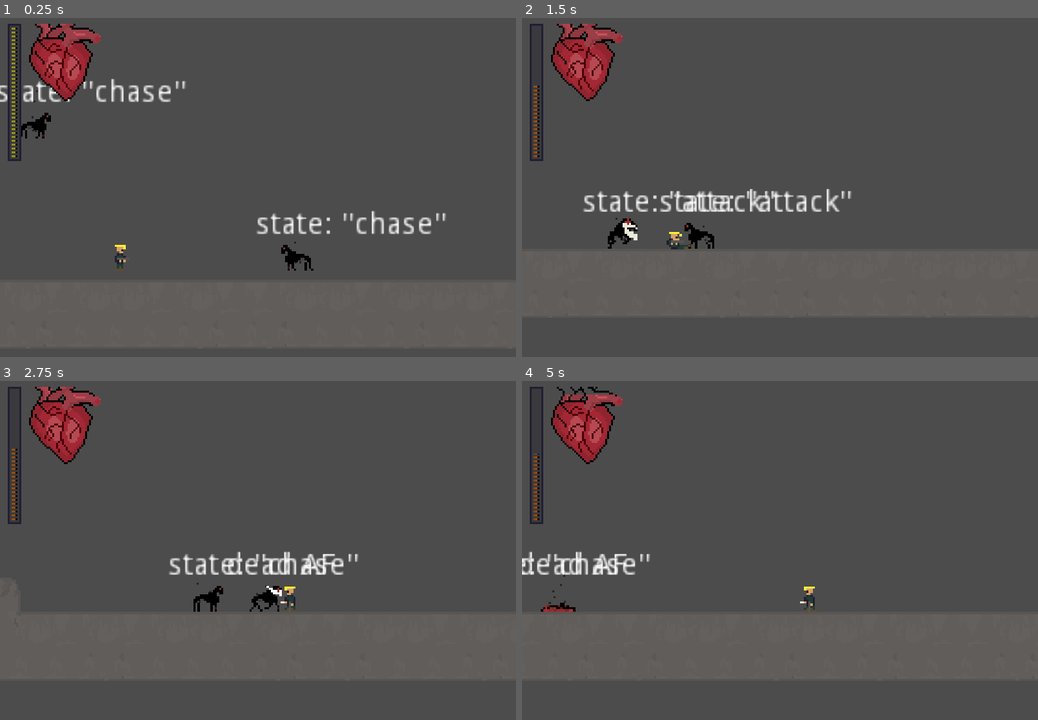
Above: before the commit, frames 1-4 (two rows, left to right).
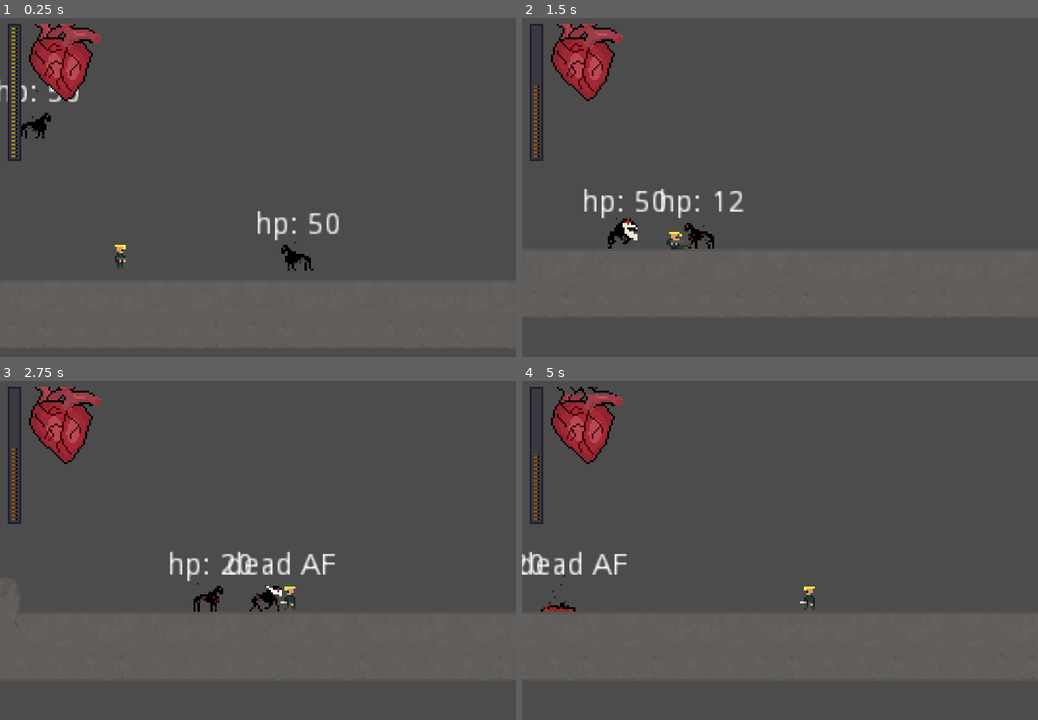
Above: after the commit, the same moments.

Repository: raczynskid/PixelSoldier
Game: Godot game, scene res://Levels/Arena.tscn
The game is run twice, just before and just after one commit, with the same random seed, the same clock (stepped at 60 frames per second) and the same inputs.
Inputs:
- Up to frame 1 (0.25 s): no input
- Up to frame 2 (1.5 s): hold Space (fire) 0.53-1.28 s; hold Right (ui_right) from 0.53 s (still down); tap Up (ui_up) at 0.77 s; tap Shift (slide) at 1.35 s
- Up to frame 3 (2.75 s): tap Up (ui_up) at 1.52 s; release Right (ui_right) at 2.03 s; hold Left (ui_left) from 2.03 s (still down); tap Ctrl (stab) at 2.1 s
- Up to frame 4 (5 s): release Left (ui_left) at 2.78 s; hold Right (ui_right) 2.78-4.28 s; tap Space (fire) at 2.85 s; tap Up (ui_up) at 3.02, 3.77, 4.52 s; hold Shift (slide) 3.53-4.28 s; hold Left (ui_left) from 4.28 s (still down); tap Ctrl (stab) at 4.35 s

The runs differ from the first frame. In frame 1, 1.8% of the frame differs, in the area x 0-87%, y 17-66%; in frame 2, 1.9%, in the area x 11-64%, y 50-66%; in frame 3, 0.9%; in frame 4, 0.5%.

Commit message:
damage overlay on animation

Diff:
--- a/Characters/ShadowHound.gd
+++ b/Characters/ShadowHound.gd
@@ -22,6 +22,7 @@
 
 # load animation nodes
 onready var animationPlayer = get_node("FullHPAnimationPlayer")
+onready var ldmg_animationPlayer = get_node("LightDmgAnimationPlayer")
 onready var animationTree = get_node("AnimationTree")
 onready var animationState = animationTree.get("parameters/playback")
 
@@ -39,6 +40,10 @@
 
 		# rotate melee attack raycast
 		rotate_raycast(last_vector)
+
+		# switch animation player to show
+		# damage overlay
+		switch_animation_dmg_overlay()
 
 		# apply gravity to kinematic body
 		# only when not dead - workaround because same
@@ -92,10 +97,14 @@
 
 	# debug nodes
 	if not dead:
-		get_node("HPLabel").text = "state: " + var2str(current_state)
-		get_node("Label").text = var2str(velocity)
+		get_node("HPLabel").text = "hp: " + var2str(hp)
 	else:
 		get_node("HPLabel").text = "dead AF"
+
+func switch_animation_dmg_overlay():
+	if (animationTree.anim_player != "../LightDmgAnimationPlayer") and (hp < (Globals.SHADOWHOUND_MAX_HP * 0.5)):
+		animationTree.anim_player = "../LightDmgAnimationPlayer"
+
 
 func die():
 	# set dead state
--- a/Characters/ShadowHound.tscn
+++ b/Characters/ShadowHound.tscn
@@ -216,98 +216,285 @@
 "values": [ 6, 7 ]
 }
 
-[sub_resource type="AnimationNodeAnimation" id=16]
+[sub_resource type="Animation" id=51]
+resource_name = "BiteLeft"
+length = 0.6
+loop = true
+tracks/0/type = "value"
+tracks/0/path = NodePath("Sprite:frame")
+tracks/0/interp = 1
+tracks/0/loop_wrap = true
+tracks/0/imported = false
+tracks/0/enabled = true
+tracks/0/keys = {
+"times": PoolRealArray( 0, 0.1, 0.2, 0.3, 0.4 ),
+"transitions": PoolRealArray( 1, 1, 1, 1, 1 ),
+"update": 1,
+"values": [ 50, 51, 52, 53, 54 ]
+}
+tracks/1/type = "method"
+tracks/1/path = NodePath(".")
+tracks/1/interp = 1
+tracks/1/loop_wrap = true
+tracks/1/imported = false
+tracks/1/enabled = true
+tracks/1/keys = {
+"times": PoolRealArray( 0.5 ),
+"transitions": PoolRealArray( 1 ),
+"values": [ {
+"args": [  ],
+"method": "attack_end"
+} ]
+}
+
+[sub_resource type="Animation" id=52]
+resource_name = "BiteRight"
+length = 0.6
+loop = true
+tracks/0/type = "value"
+tracks/0/path = NodePath("Sprite:frame")
+tracks/0/interp = 1
+tracks/0/loop_wrap = true
+tracks/0/imported = false
+tracks/0/enabled = true
+tracks/0/keys = {
+"times": PoolRealArray( 0, 0.1, 0.2, 0.3, 0.4 ),
+"transitions": PoolRealArray( 1, 1, 1, 1, 1 ),
+"update": 1,
+"values": [ 55, 56, 57, 58, 59 ]
+}
+tracks/1/type = "method"
+tracks/1/path = NodePath(".")
+tracks/1/interp = 1
+tracks/1/loop_wrap = true
+tracks/1/imported = false
+tracks/1/enabled = true
+tracks/1/keys = {
+"times": PoolRealArray( 0.5 ),
+"transitions": PoolRealArray( 1 ),
+"values": [ {
+"args": [  ],
+"method": "attack_end"
+} ]
+}
+
+[sub_resource type="Animation" id=53]
+resource_name = "DieLeft"
+length = 0.7
+tracks/0/type = "value"
+tracks/0/path = NodePath("Sprite:frame")
+tracks/0/interp = 1
+tracks/0/loop_wrap = true
+tracks/0/imported = false
+tracks/0/enabled = true
+tracks/0/keys = {
+"times": PoolRealArray( 0, 0.1, 0.2, 0.3, 0.4, 0.5 ),
+"transitions": PoolRealArray( 1, 1, 1, 1, 1, 1 ),
+"update": 1,
+"values": [ 96, 97, 98, 99, 100, 101 ]
+}
+
+[sub_resource type="Animation" id=54]
+resource_name = "DieRight"
+length = 0.7
+tracks/0/type = "value"
+tracks/0/path = NodePath("Sprite:frame")
+tracks/0/interp = 1
+tracks/0/loop_wrap = true
+tracks/0/imported = false
+tracks/0/enabled = true
+tracks/0/keys = {
+"times": PoolRealArray( 0, 0.1, 0.2, 0.3, 0.4, 0.5 ),
+"transitions": PoolRealArray( 1, 1, 1, 1, 1, 1 ),
+"update": 1,
+"values": [ 102, 103, 104, 105, 106, 107 ]
+}
+
+[sub_resource type="Animation" id=55]
+length = 0.2
+tracks/0/type = "value"
+tracks/0/path = NodePath("Sprite:frame")
+tracks/0/interp = 1
+tracks/0/loop_wrap = true
+tracks/0/imported = false
+tracks/0/enabled = true
+tracks/0/keys = {
+"times": PoolRealArray( 0 ),
+"transitions": PoolRealArray( 1 ),
+"update": 1,
+"values": [ 48 ]
+}
+
+[sub_resource type="Animation" id=56]
+length = 0.2
+tracks/0/type = "value"
+tracks/0/path = NodePath("Sprite:frame")
+tracks/0/interp = 1
+tracks/0/loop_wrap = true
+tracks/0/imported = false
+tracks/0/enabled = true
+tracks/0/keys = {
+"times": PoolRealArray( 0 ),
+"transitions": PoolRealArray( 1 ),
+"update": 1,
+"values": [ 49 ]
+}
+
+[sub_resource type="Animation" id=57]
+length = 0.5
+loop = true
+tracks/0/type = "value"
+tracks/0/path = NodePath("Sprite:frame")
+tracks/0/interp = 1
+tracks/0/loop_wrap = true
+tracks/0/imported = false
+tracks/0/enabled = true
+tracks/0/keys = {
+"times": PoolRealArray( 0, 0.1, 0.2, 0.3 ),
+"transitions": PoolRealArray( 1, 1, 1, 1 ),
+"update": 1,
+"values": [ 38, 39, 40, 41 ]
+}
+
+[sub_resource type="Animation" id=58]
+length = 0.5
+loop = true
+tracks/0/type = "value"
+tracks/0/path = NodePath("Sprite:frame")
+tracks/0/interp = 1
+tracks/0/loop_wrap = true
+tracks/0/imported = false
+tracks/0/enabled = true
+tracks/0/keys = {
+"times": PoolRealArray( 0, 0.1, 0.2, 0.3 ),
+"transitions": PoolRealArray( 1, 1, 1, 1 ),
+"update": 1,
+"values": [ 44, 45, 46, 47 ]
+}
+
+[sub_resource type="Animation" id=59]
+length = 0.3
+loop = true
+tracks/0/type = "value"
+tracks/0/path = NodePath("Sprite:frame")
+tracks/0/interp = 1
+tracks/0/loop_wrap = true
+tracks/0/imported = false
+tracks/0/enabled = true
+tracks/0/keys = {
+"times": PoolRealArray( 0, 0.1 ),
+"transitions": PoolRealArray( 1, 1 ),
+"update": 1,
+"values": [ 36, 37 ]
+}
+
+[sub_resource type="Animation" id=60]
+length = 0.3
+tracks/0/type = "value"
+tracks/0/path = NodePath("Sprite:frame")
+tracks/0/interp = 1
+tracks/0/loop_wrap = true
+tracks/0/imported = false
+tracks/0/enabled = true
+tracks/0/keys = {
+"times": PoolRealArray( 0, 0.1 ),
+"transitions": PoolRealArray( 1, 1 ),
+"update": 1,
+"values": [ 42, 43 ]
+}
+
+[sub_resource type="AnimationNodeAnimation" id=26]
 animation = "BiteLeft"
 
-[sub_resource type="AnimationNodeAnimation" id=17]
+[sub_resource type="AnimationNodeAnimation" id=27]
 animation = "BiteRight"
 
-[sub_resource type="AnimationNodeBlendSpace1D" id=18]
-blend_point_0/node = SubResource( 16 )
+[sub_resource type="AnimationNodeBlendSpace1D" id=28]
+blend_point_0/node = SubResource( 26 )
 blend_point_0/pos = -0.6
-blend_point_1/node = SubResource( 17 )
+blend_point_1/node = SubResource( 27 )
 blend_point_1/pos = 0.5
 
-[sub_resource type="AnimationNodeAnimation" id=19]
+[sub_resource type="AnimationNodeAnimation" id=29]
 animation = "DieLeft"
 
-[sub_resource type="AnimationNodeAnimation" id=20]
+[sub_resource type="AnimationNodeAnimation" id=30]
 animation = "DieRight"
 
-[sub_resource type="AnimationNodeBlendSpace1D" id=21]
-blend_point_0/node = SubResource( 19 )
+[sub_resource type="AnimationNodeBlendSpace1D" id=31]
+blend_point_0/node = SubResource( 29 )
 blend_point_0/pos = -0.5
-blend_point_1/node = SubResource( 20 )
+blend_point_1/node = SubResource( 30 )
 blend_point_1/pos = 0.5
 
-[sub_resource type="AnimationNodeAnimation" id=22]
+[sub_resource type="AnimationNodeAnimation" id=32]
 animation = "IdleLeft"
 
-[sub_resource type="AnimationNodeAnimation" id=23]
+[sub_resource type="AnimationNodeAnimation" id=33]
 animation = "IdleRight"
 
-[sub_resource type="AnimationNodeBlendSpace1D" id=24]
-blend_point_0/node = SubResource( 22 )
+[sub_resource type="AnimationNodeBlendSpace1D" id=34]
+blend_point_0/node = SubResource( 32 )
 blend_point_0/pos = -0.5
-blend_point_1/node = SubResource( 23 )
+blend_point_1/node = SubResource( 33 )
 blend_point_1/pos = 0.5
 
-[sub_resource type="AnimationNodeAnimation" id=25]
+[sub_resource type="AnimationNodeAnimation" id=35]
 animation = "RunRight"
 
-[sub_resource type="AnimationNodeAnimation" id=26]
+[sub_resource type="AnimationNodeAnimation" id=36]
 animation = "RunLeft"
 
-[sub_resource type="AnimationNodeBlendSpace1D" id=27]
-blend_point_0/node = SubResource( 25 )
+[sub_resource type="AnimationNodeBlendSpace1D" id=37]
+blend_point_0/node = SubResource( 35 )
 blend_point_0/pos = 0.5
-blend_point_1/node = SubResource( 26 )
+blend_point_1/node = SubResource( 36 )
 blend_point_1/pos = -0.5
 
-[sub_resource type="AnimationNodeAnimation" id=28]
+[sub_resource type="AnimationNodeAnimation" id=38]
 animation = "WalkLeft"
 
-[sub_resource type="AnimationNodeAnimation" id=29]
+[sub_resource type="AnimationNodeAnimation" id=39]
 animation = "WalkRight"
 
-[sub_resource type="AnimationNodeBlendSpace1D" id=30]
-blend_point_0/node = SubResource( 28 )
+[sub_resource type="AnimationNodeBlendSpace1D" id=40]
+blend_point_0/node = SubResource( 38 )
 blend_point_0/pos = -0.5
-blend_point_1/node = SubResource( 29 )
+blend_point_1/node = SubResource( 39 )
 blend_point_1/pos = 0.5
 
-[sub_resource type="AnimationNodeStateMachineTransition" id=31]
-
-[sub_resource type="AnimationNodeStateMachineTransition" id=32]
-
-[sub_resource type="AnimationNodeStateMachineTransition" id=33]
-
-[sub_resource type="AnimationNodeStateMachineTransition" id=34]
-
-[sub_resource type="AnimationNodeStateMachineTransition" id=35]
-
-[sub_resource type="AnimationNodeStateMachineTransition" id=36]
+[sub_resource type="AnimationNodeStateMachineTransition" id=41]
+
+[sub_resource type="AnimationNodeStateMachineTransition" id=42]
+
+[sub_resource type="AnimationNodeStateMachineTransition" id=43]
+
+[sub_resource type="AnimationNodeStateMachineTransition" id=44]
+
+[sub_resource type="AnimationNodeStateMachineTransition" id=45]
+
+[sub_resource type="AnimationNodeStateMachineTransition" id=46]
 switch_mode = 2
 
-[sub_resource type="AnimationNodeStateMachineTransition" id=37]
-
-[sub_resource type="AnimationNodeStateMachine" id=38]
-states/Attack/node = SubResource( 18 )
+[sub_resource type="AnimationNodeStateMachineTransition" id=47]
+
+[sub_resource type="AnimationNodeStateMachine" id=48]
+states/Attack/node = SubResource( 28 )
 states/Attack/position = Vector2( 906, 254 )
-states/Die/node = SubResource( 21 )
+states/Die/node = SubResource( 31 )
 states/Die/position = Vector2( 883, 100 )
-states/Idle/node = SubResource( 24 )
+states/Idle/node = SubResource( 34 )
 states/Idle/position = Vector2( 1136, 188 )
-states/Run/node = SubResource( 27 )
+states/Run/node = SubResource( 37 )
 states/Run/position = Vector2( 1607, 233 )
-states/Walk/node = SubResource( 30 )
+states/Walk/node = SubResource( 40 )
 states/Walk/position = Vector2( 1348, 233 )
-transitions = [ "Idle", "Walk", SubResource( 31 ), "Walk", "Idle", SubResource( 32 ), "Walk", "Run", SubResource( 33 ), "Run", "Walk", SubResource( 34 ), "Idle", "Die", SubResource( 35 ), "Attack", "Idle", SubResource( 36 ), "Idle", "Attack", SubResource( 37 ) ]
+transitions = [ "Idle", "Walk", SubResource( 41 ), "Walk", "Idle", SubResource( 42 ), "Walk", "Run", SubResource( 43 ), "Run", "Walk", SubResource( 44 ), "Idle", "Die", SubResource( 45 ), "Attack", "Idle", SubResource( 46 ), "Idle", "Attack", SubResource( 47 ) ]
 start_node = "Idle"
 
-[sub_resource type="AnimationNodeStateMachinePlayback" id=39]
-
-[sub_resource type="CircleShape2D" id=40]
+[sub_resource type="AnimationNodeStateMachinePlayback" id=49]
+
+[sub_resource type="CircleShape2D" id=50]
 radius = 89.188
 
 [node name="ShadowHound" type="KinematicBody2D" groups=[
@@ -346,7 +533,7 @@
 texture = ExtResource( 2 )
 vframes = 3
 hframes = 36
-frame = 19
+frame = 13
 
 [node name="FullHPAnimationPlayer" type="AnimationPlayer" parent="."]
 autoplay = "IdleLeft"
@@ -362,11 +549,25 @@
 anims/WalkLeft = SubResource( 14 )
 anims/WalkRight = SubResource( 15 )
 
+[node name="LightDmgAnimationPlayer" type="AnimationPlayer" parent="."]
+autoplay = "IdleLeft"
+playback_process_mode = 0
+anims/BiteLeft = SubResource( 51 )
+anims/BiteRight = SubResource( 52 )
+anims/DieLeft = SubResource( 53 )
+anims/DieRight = SubResource( 54 )
+anims/IdleLeft = SubResource( 55 )
+anims/IdleRight = SubResource( 56 )
+anims/RunLeft = SubResource( 57 )
+anims/RunRight = SubResource( 58 )
+anims/WalkLeft = SubResource( 59 )
+anims/WalkRight = SubResource( 60 )
+
 [node name="AnimationTree" type="AnimationTree" parent="."]
-tree_root = SubResource( 38 )
+tree_root = SubResource( 48 )
 anim_player = NodePath("../FullHPAnimationPlayer")
 active = true
-parameters/playback = SubResource( 39 )
+parameters/playback = SubResource( 49 )
 parameters/Attack/blend_position = 0.00072515
 parameters/Die/blend_position = 0
 parameters/Idle/blend_position = 0.0
@@ -377,10 +578,9 @@
 modulate = Color( 1, 1, 1, 0.454902 )
 
 [node name="CollisionShape2D" parent="PlayerDetectionZone" index="0"]
-shape = SubResource( 40 )
+shape = SubResource( 50 )
 
 [node name="Label" type="Label" parent="."]
-visible = false
 margin_left = -38.0
 margin_top = -18.0
 margin_right = -11.0
Not shown, added: .mono/metadata/ide_messaging_meta.txt
Not shown: 1 places in Characters/ShadowHound.tscn that only renumber resources
